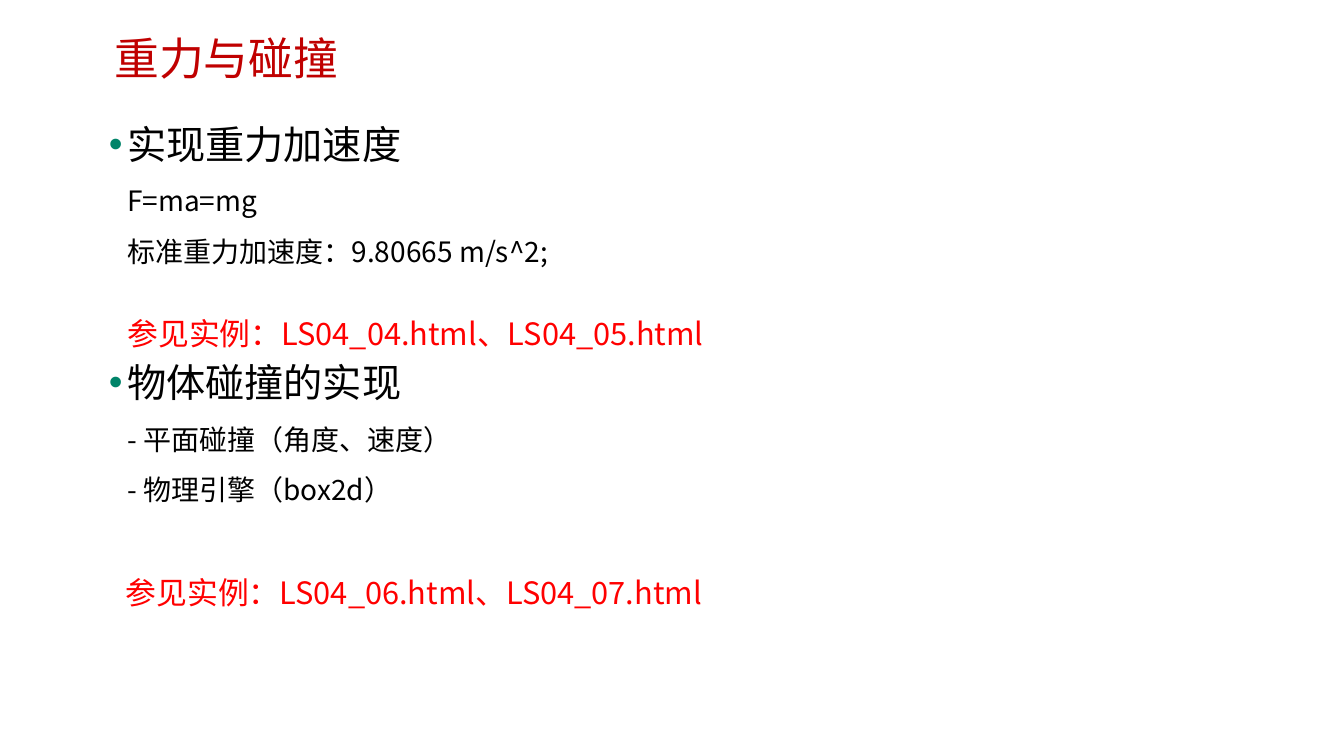
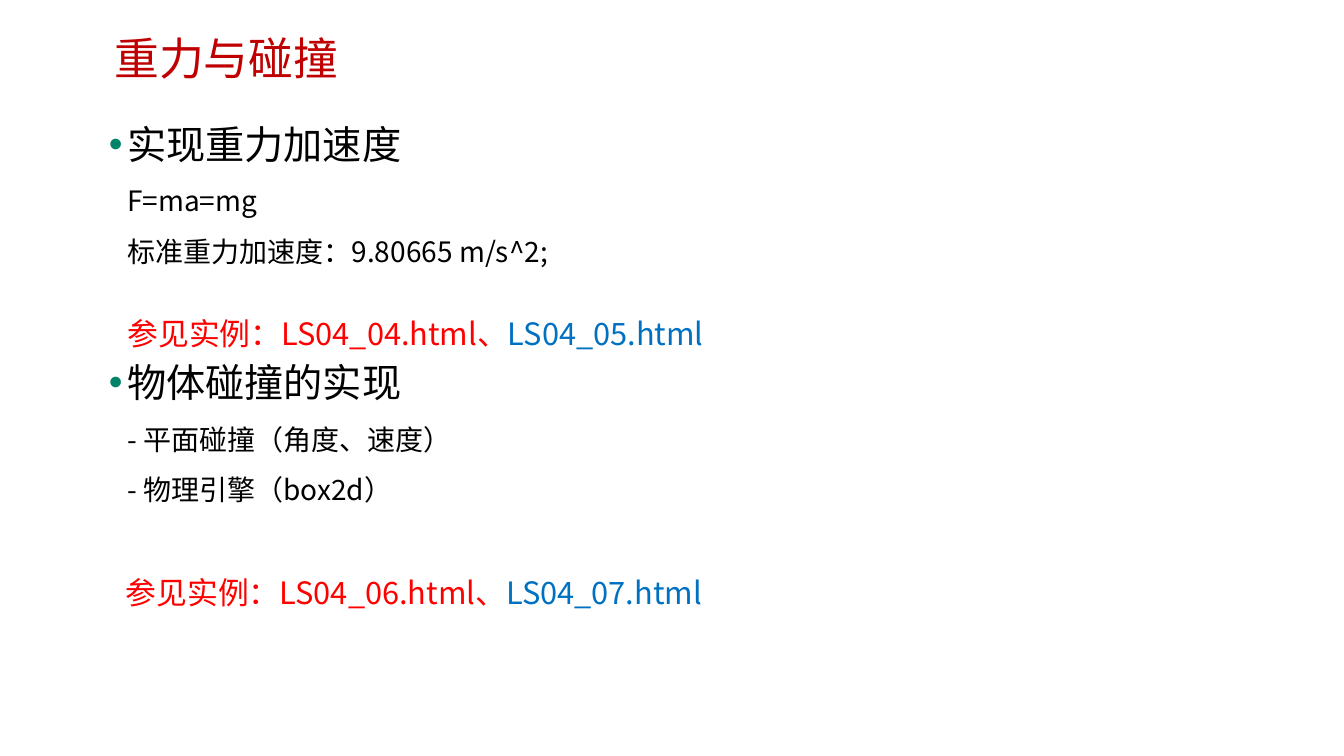
Before and after one commit to edu2act/course-H5-Animation-and-Game-Development, a slide deck: slide 10 of materials/slides/ch04.pptx. Drawn at 1344x756 pixels with LibreOffice and Linux fonts; fonts in the diff are those of the drawing; background and template pictures are left out. Boxes give left, top, right and bottom in pixels: in the first picture for what was removed or moved away, otherwise in the second. Text is boxed around its words. In the diff, an @@ line names an element or a change of style, - is before the commit and + after.

```diff
--- a/materials/slides/ch04.pptx
+++ b/materials/slides/ch04.pptx
@@ text "参见实例：LS04_04.html、LS04_05.html" at [128,319,704,350]: text colour #FF0000 to #0070C0 in "参见实例：LS04_04.html、LS04_05.html" @@
@@ text "参见实例：LS04_06.html、LS04_07.html" at [126,578,702,609]: text colour #FF0000 to #0070C0 in "参见实例：LS04_06.html、LS04_07.html" @@
```
Also in this commit, not shown: 1 other slide changed, 10 other files.
